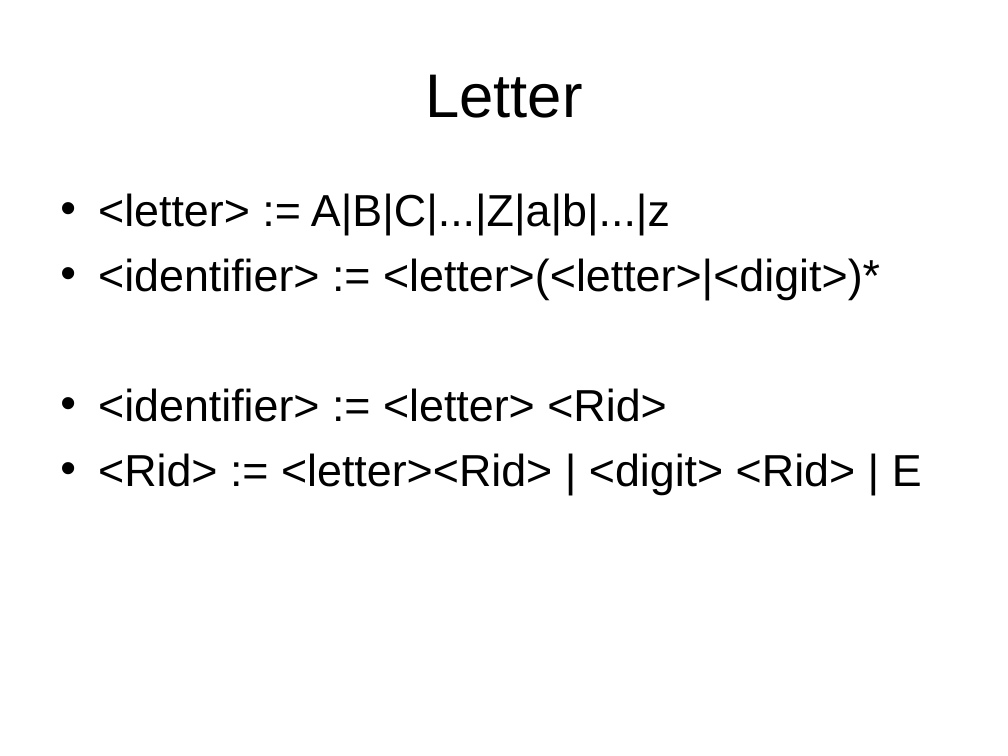
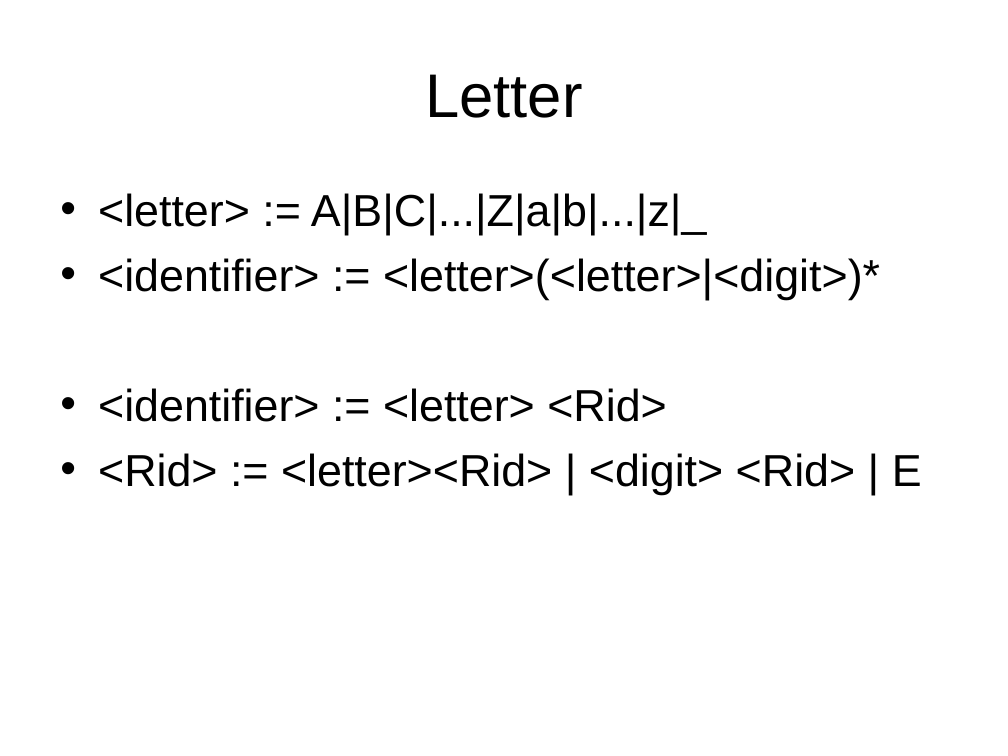
Before and after one commit to linln1/CppLexer, a slide deck: slide 4 of MyLexer.ppt. Drawn at 1008x756 pixels with LibreOffice and Linux fonts; fonts in the diff are those of the drawing. Boxes give left, top, right and bottom in pixels: in the first picture for what was removed or moved away, otherwise in the second. Text is boxed around its words. In the diff, an @@ line names an element or a change of style, - is before the commit and + after.

```diff
--- a/MyLexer.ppt
+++ b/MyLexer.ppt
@@ text at [98,193,707,235]: text changed @@
-• <letter> := A|B|C|...|Z|a|b|...|z
+• <letter> := A|B|C|...|Z|a|b|...|z|_
```
Also in this commit, not shown: 3 other slides changed, 12 other files.
